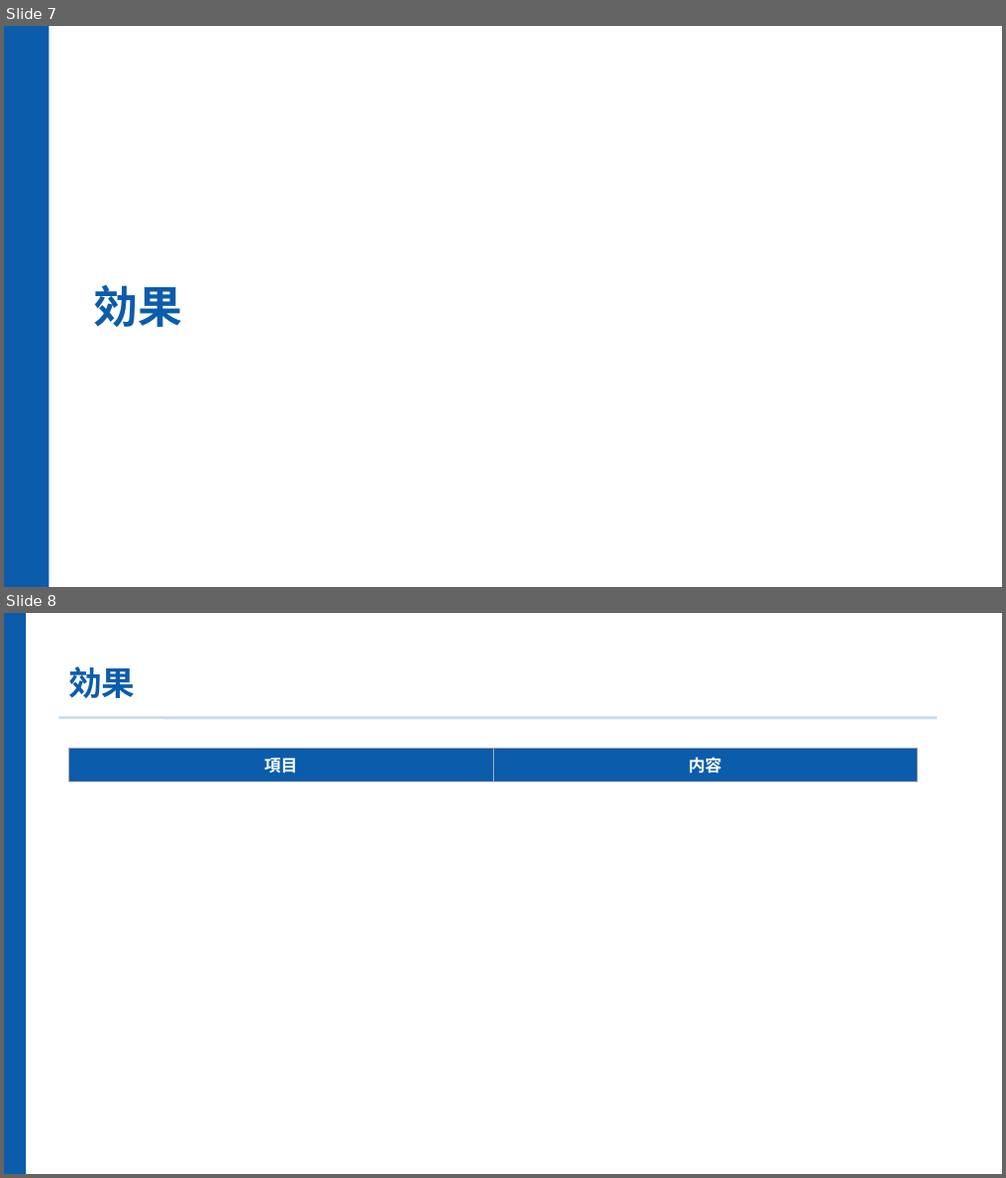
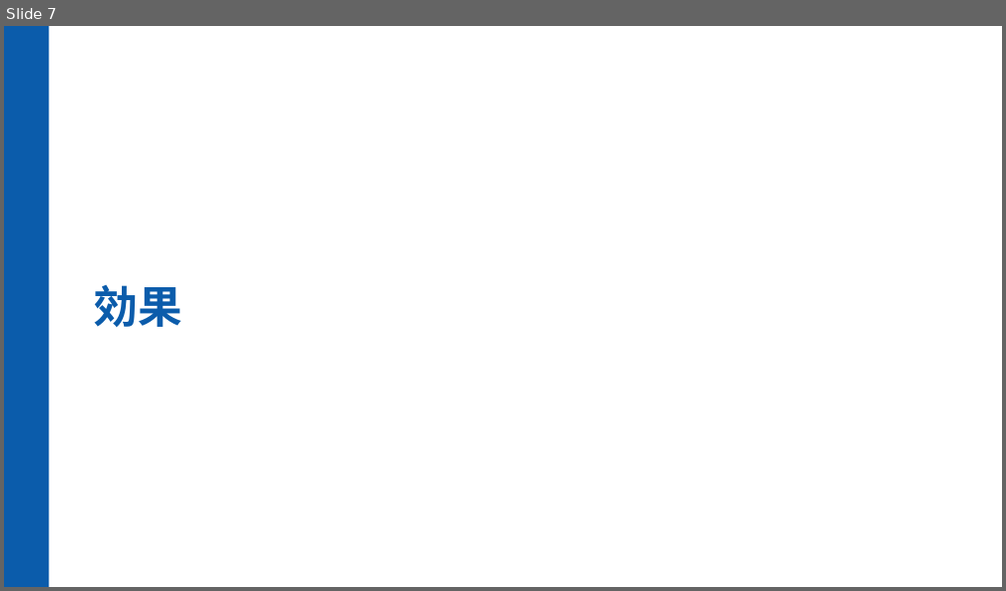
Before and after one commit to shenmixingye08-design/atlas-app, a slide deck: public/samples/sales-deck.pptx. Shown one above the other, each under a label of ours: slides 7 and 8 before the commit, slide 7 after it. The pictures are 1006x1178 and 1006x591 pixels, drawn with LibreOffice and Linux fonts; fonts in the diff are those of the drawing. Boxes give left, top, right and bottom in pixels: in the first picture for what was removed or moved away, otherwise in the second. Text is boxed around its words. In the diff, an @@ line names an element or a change of style, - is before the commit and + after.

```diff
--- a/public/samples/sales-deck.pptx
+++ b/public/samples/sales-deck.pptx
@@ slide 8 removed at <box>4,613,1002,1174</box>, background #FFFFFF @@
@@ rectangle removed at <box>4,613,26,1173</box> @@
@@ text removed at <box>68,666,135,698</box> @@
-効果
@@ line removed from (58, 718) to (937, 718) @@
@@ table removed at <box>69,748,917,848</box>, 1 rows, 2 columns @@
-項目 | 内容
```
Also in this commit, not shown: 10 other slides changed, 1 slide added, 2 other slides removed, 12 other files.
